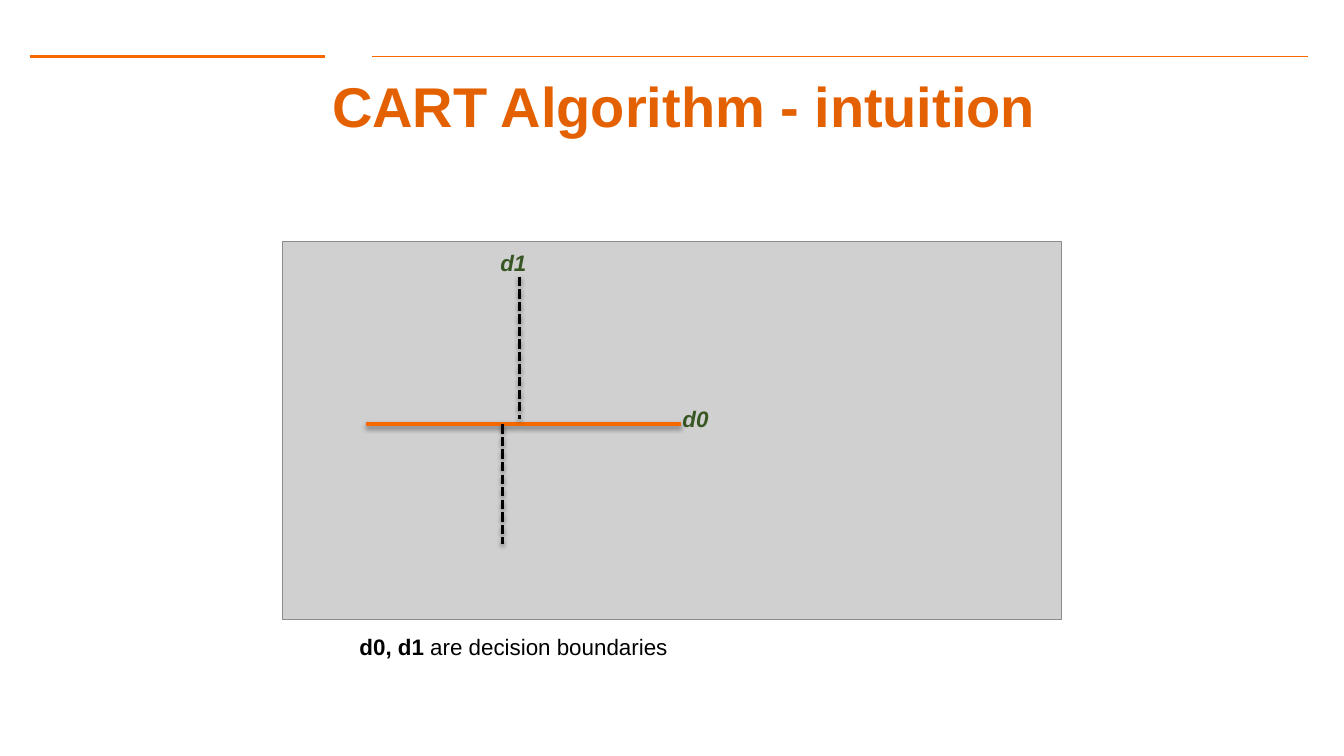
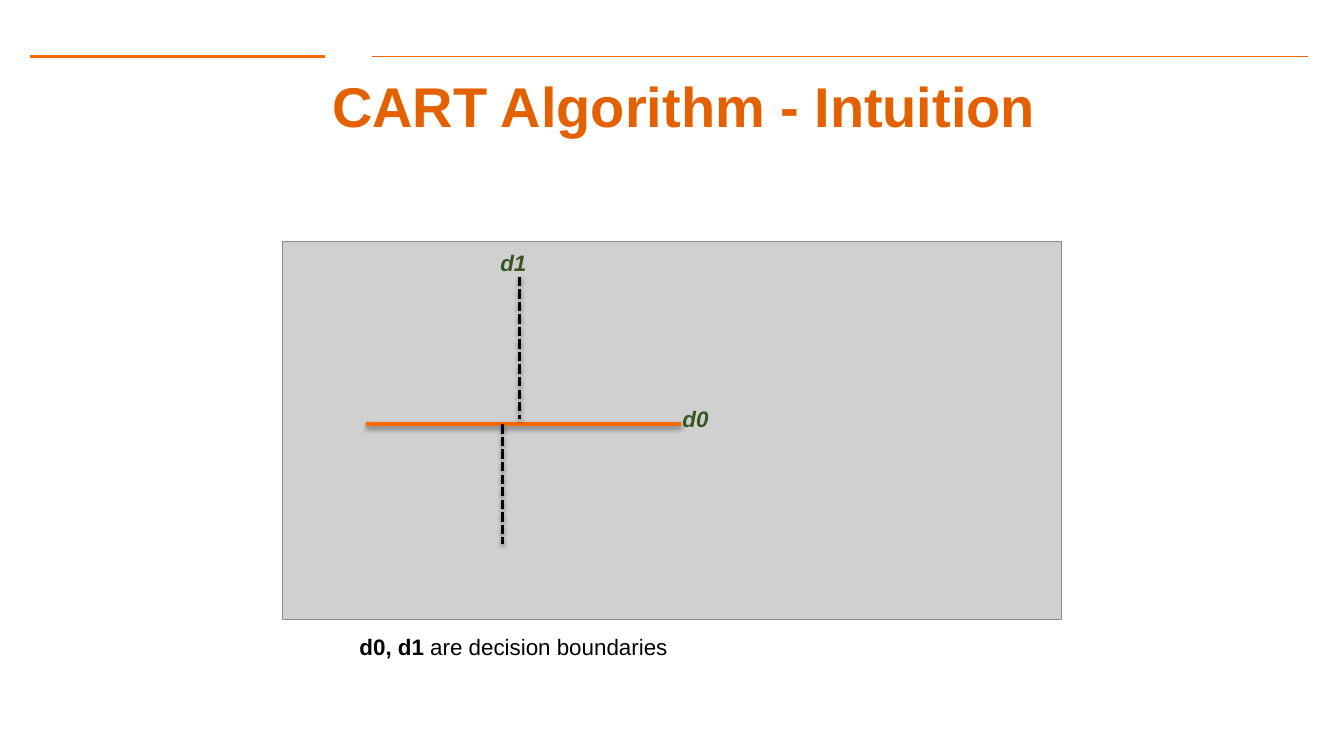
Before and after one commit to aiforsec/RIT-DSCI-633-FDS, a slide deck: slide 23 of Syllabus/Lecture06/Lec06.pptx (slide 22 before the commit). Drawn at 1344x756 pixels with LibreOffice and Linux fonts; fonts in the diff are those of the drawing; grey boxes stand for pictures; background and template pictures are left out. Boxes give left, top, right and bottom in pixels: in the first picture for what was removed or moved away, otherwise in the second. Text is boxed around its words. In the diff, an @@ line names an element or a change of style, - is before the commit and + after.

```diff
--- a/Syllabus/Lecture06/Lec06.pptx
+++ b/Syllabus/Lecture06/Lec06.pptx
@@ title at box(332, 86, 1035, 136): text changed @@
-CART Algorithm - intuition
+CART Algorithm - Intuition
```
Also in this commit, not shown: 8 other slides changed, 7 slides added, 2 slides removed, 1 other file.
